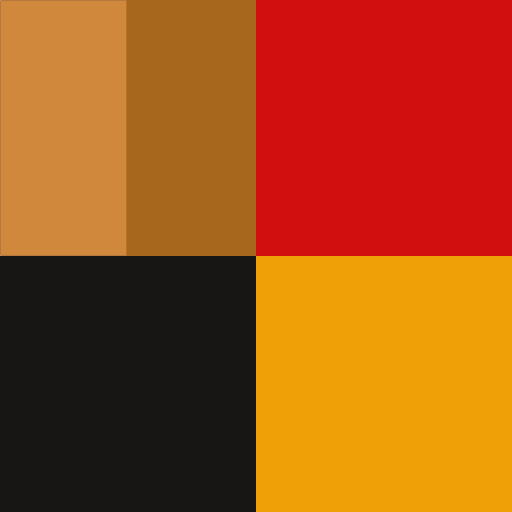
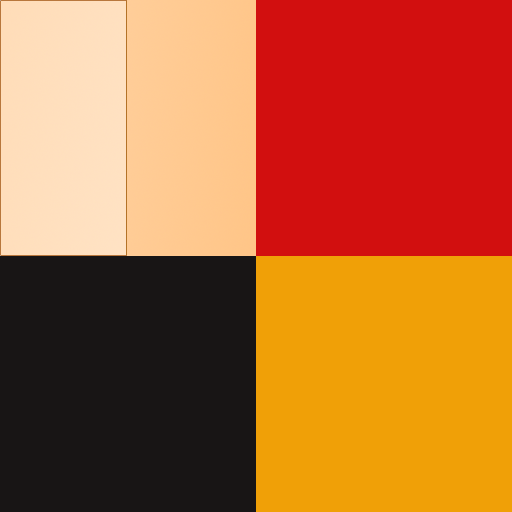
Layer changes from the first 512×512 image to the second:
painted on "bg copy" (1st of 2) over box(1, 0, 256, 256)
added layer "bg copy" (2nd of 2) above "bg" over box(0, 0, 256, 256)
